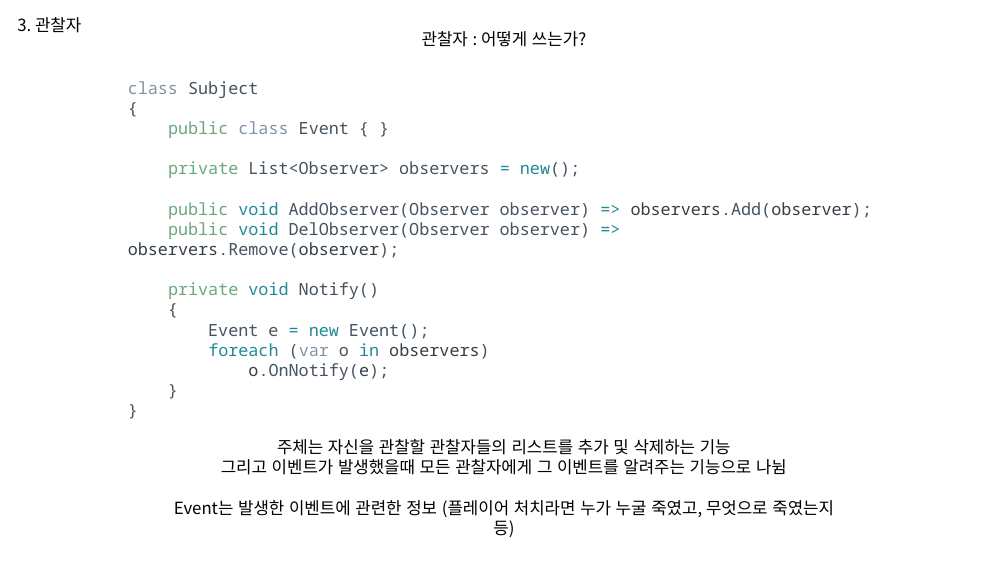
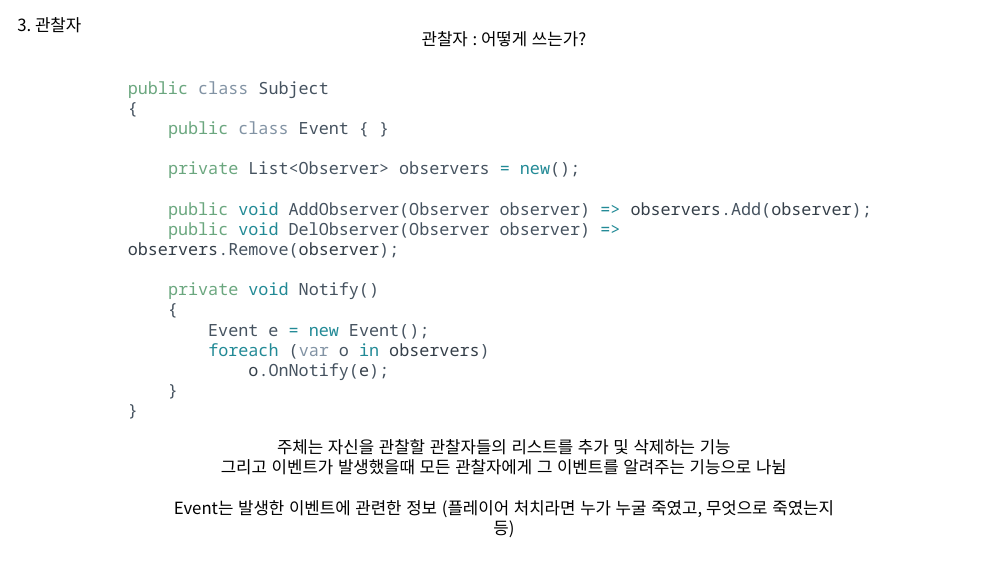
Before and after one commit to WooLyung/2023-Unity-CSharp, a slide deck: slide 30 of 6. 디자인 패턴 2.pptx. Drawn at 1008x567 pixels with LibreOffice and Linux fonts; fonts in the diff are those of the drawing. Boxes give left, top, right and bottom in pixels: in the first picture for what was removed or moved away, otherwise in the second. Text is boxed around its words. In the diff, an @@ line names an element or a change of style, - is before the commit and + after.

```diff
--- a/6. 디자인 패턴 2.pptx
+++ b/6. 디자인 패턴 2.pptx
@@ text at [128,81,328,98]: text changed @@
-class Subject
+public class Subject
```
Also in this commit, not shown: 4 other slides changed, 1 slide removed.
